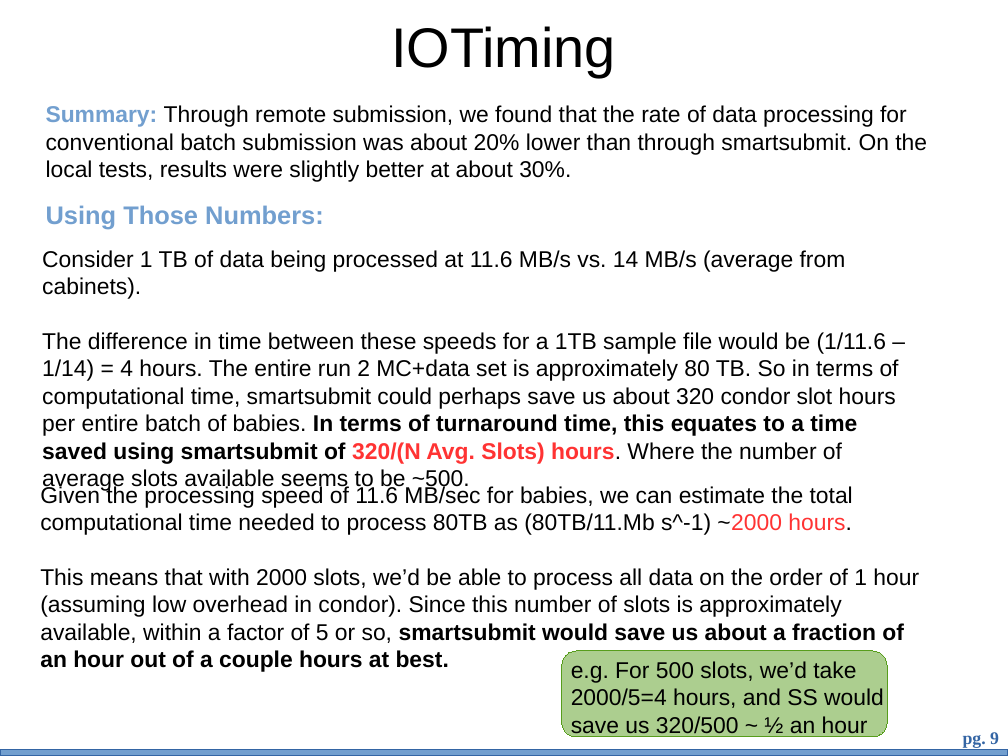
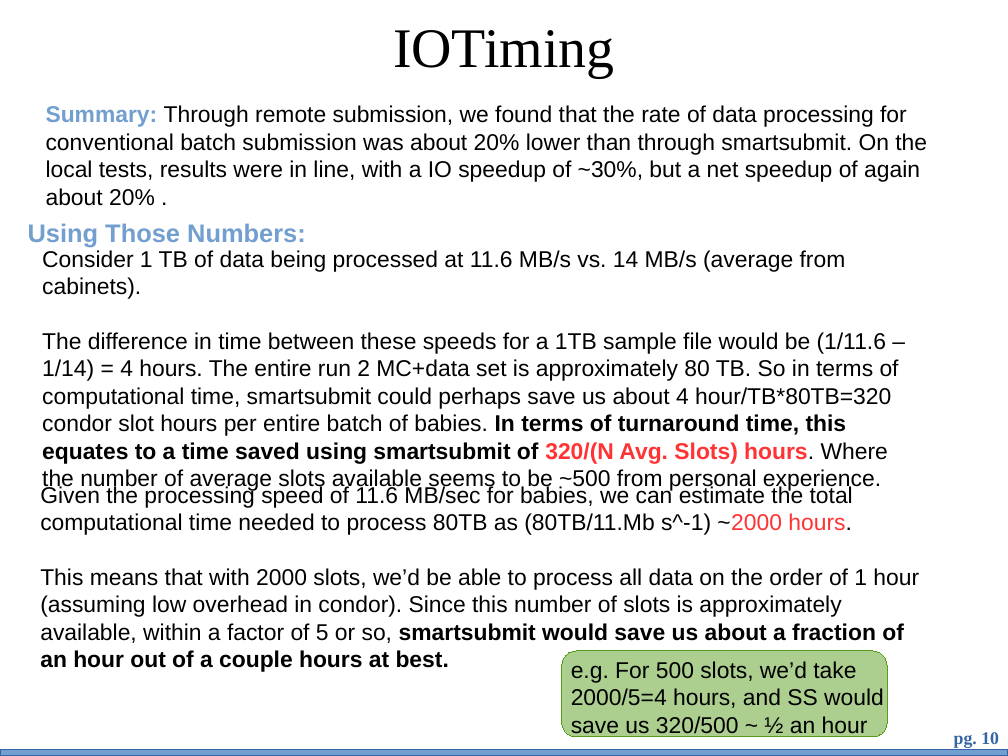
Before and after one commit to bth5032/smartsubmit, a slide deck: slide 10 of Presentations/benchmarking/bench.odp (slide 9 before the commit). Drawn at 1008x756 pixels with LibreOffice and Linux fonts; fonts in the diff are those of the drawing; background and template pictures are left out. Boxes give left, top, right and bottom in pixels: in the first picture for what was removed or moved away, otherwise in the second. Text is boxed around its words. In the diff, an @@ line names an element or a change of style, - is before the commit and + after.

```diff
--- a/Presentations/benchmarking/bench.odp
+++ b/Presentations/benchmarking/bench.odp
@@ title "IOTiming" at [393, 30, 614, 77]: font Arial to Times New Roman @@
@@ text at [46, 105, 927, 206]: text changed @@
-Summary: Through remote submission, we found that the rate of data processing for conventional batch submission was about 20% lower than through smartsubmit. On the local tests, results were slightly better at about 30%.
+Summary: Through remote submission, we found that the rate of data processing for conventional batch submission was about 20% lower than through smartsubmit. On the local tests, results were in line, with a IO speedup of ~30%, but a net speedup of again about 20% .
@@ text "Using Those Numbers:": place and size @@
-text "Using Those Numbers:" at [46, 205, 324, 229]
+text "Using Those Numbers:" at [28, 223, 306, 247]
@@ text at [42, 332, 899, 492]: text changed @@
-The difference in time between these speeds for a 1TB sample file would be (1/11.6 – 1/14) = 4 hours. The entire run 2 MC+data set is approximately 80 TB. So in terms of computational time, smartsubmit could perhaps save us about 320 condor slot hours per entire batch of babies. In terms of turnaround time, this equates to a time saved using smartsubmit of 320/(N Avg. Slots) hours. Where the number of average slots available seems to be ~500.
+The difference in time between these speeds for a 1TB sample file would be (1/11.6 – 1/14) = 4 hours. The entire run 2 MC+data set is approximately 80 TB. So in terms of computational time, smartsubmit could perhaps save us about 4 hour/TB*80TB=320 condor slot hours per entire batch of babies. In terms of turnaround time, this equates to a time saved using smartsubmit of 320/(N Avg. Slots) hours. Where the number of average slots available seems to be ~500 from personal experience.
@@ page number at [954, 732, 999, 748]: text changed @@
-pg. 9
+pg. 10
```
Also in this commit, not shown: 7 other slides changed, 2 slides added, 1 slide removed, 2 other files.
